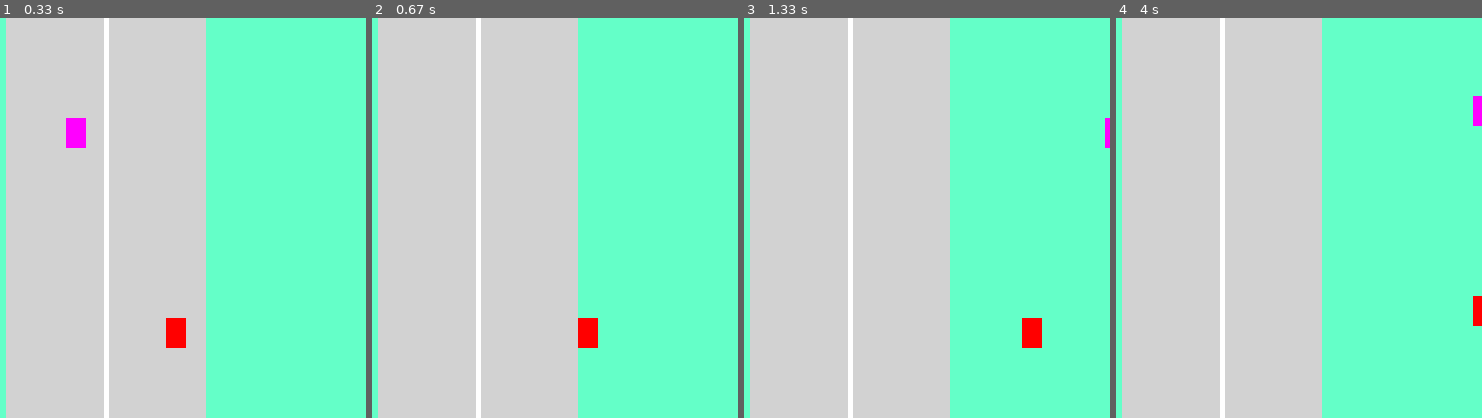
Above: before the commit, frames 1-4 (left to right).
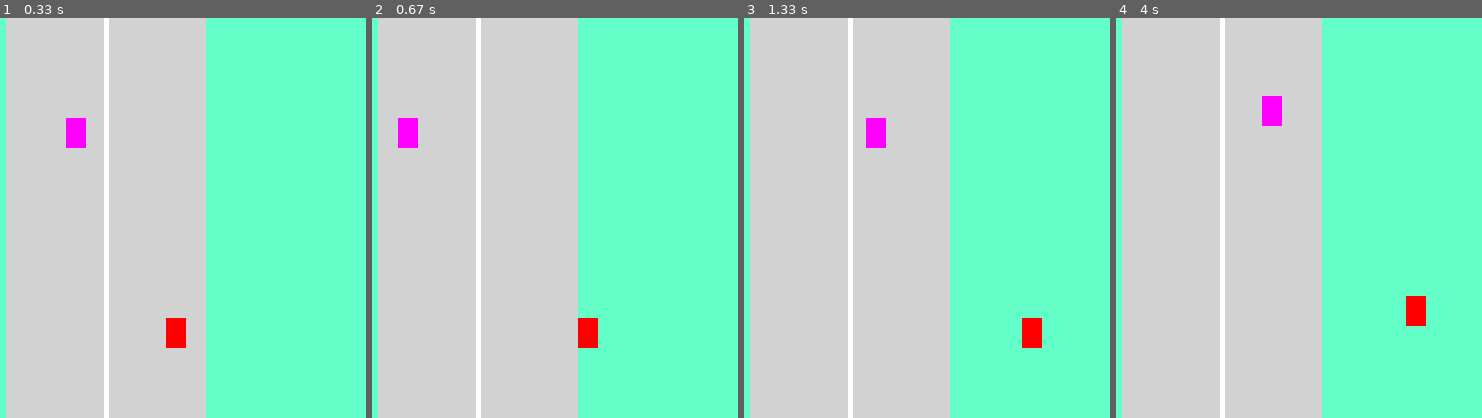
Above: after the commit, the same moments.

Repository: SSSajid777/pygame
Game: pygame game, started from car_game.py
Two runs of this game, one before a commit and one after it. Both use one fixed random seed, a clock stepped at 60 frames per second and the inputs below.
Inputs:
- Up to frame 1 (0.33 s): no input
- Up to frame 2 (0.67 s): hold A from 0.33 s (still down); hold Right from 0.33 s (still down)
- Up to frame 3 (1.33 s): release A at 0.8 s; release Right at 0.8 s; hold Right 0.83-1.3 s; hold D 0.83-1.3 s
- Up to frame 4 (4 s): hold Up 1.33-1.63 s; hold W 1.33-1.63 s; hold Right 1.67-2.13 s; hold D 1.67-2.13 s; hold Left 2.17-2.7 s; hold A 2.17-2.7 s; hold Down 2.73-3.03 s; hold S 2.73-3.03 s; hold Left 3.07-3.47 s; hold A 3.07-3.47 s; hold Up 3.5-3.87 s; hold W 3.5-3.87 s; hold Right from 3.9 s (still down); hold D from 3.9 s (still down)

Frame 1 is identical in both runs. In frame 2, 0.4% of the frame differs, in the area x 7-13%, y 25-33%; in frame 3, 0.5%; in frame 4, 1.2%, in the area x 39-100%, y 19-77%.

Commit message:
Update car_game.py

Diff:
--- a/car_game.py
+++ b/car_game.py
@@ -45,18 +45,18 @@
     else:
         keys=pygame.key.get_pressed()
         if keys[pygame.K_LEFT]:
-         playerCar1.moveLeft(1, width)
+         playerCar1.moveLeft(1, 0)
         if keys[pygame.K_RIGHT]:
-         playerCar1.moveRight(1, width)
+         playerCar1.moveRight(1, 400)
         if keys[pygame.K_UP]:
          playerCar1.moveUp(1)
         if keys[pygame.K_DOWN]:
          playerCar1.moveDown(1)
 
         if keys[pygame.K_a]:
-         playerCar2.moveLeft(1, width)
+         playerCar2.moveLeft(2,0)
         if keys[pygame.K_d]:
-         playerCar2.moveRight(1, width)
+         playerCar2.moveRight(2, 400)
         if keys[pygame.K_w]:
          playerCar2.moveUp(1)
         if keys[pygame.K_s]:
